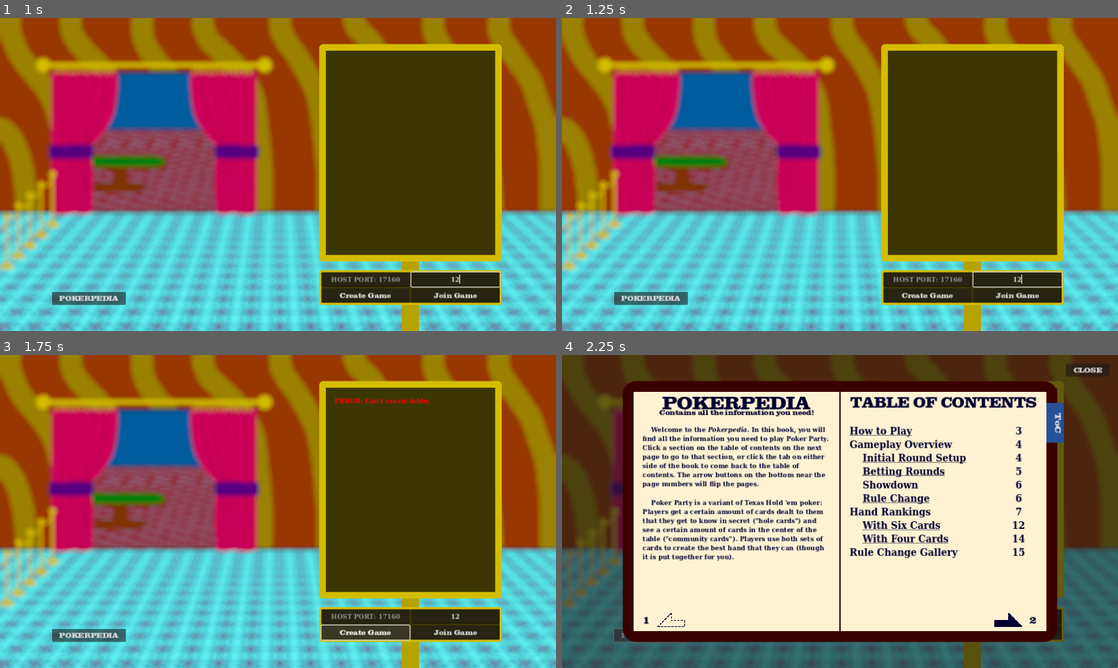
Above: before the commit, frames 1-4 (two rows, left to right).
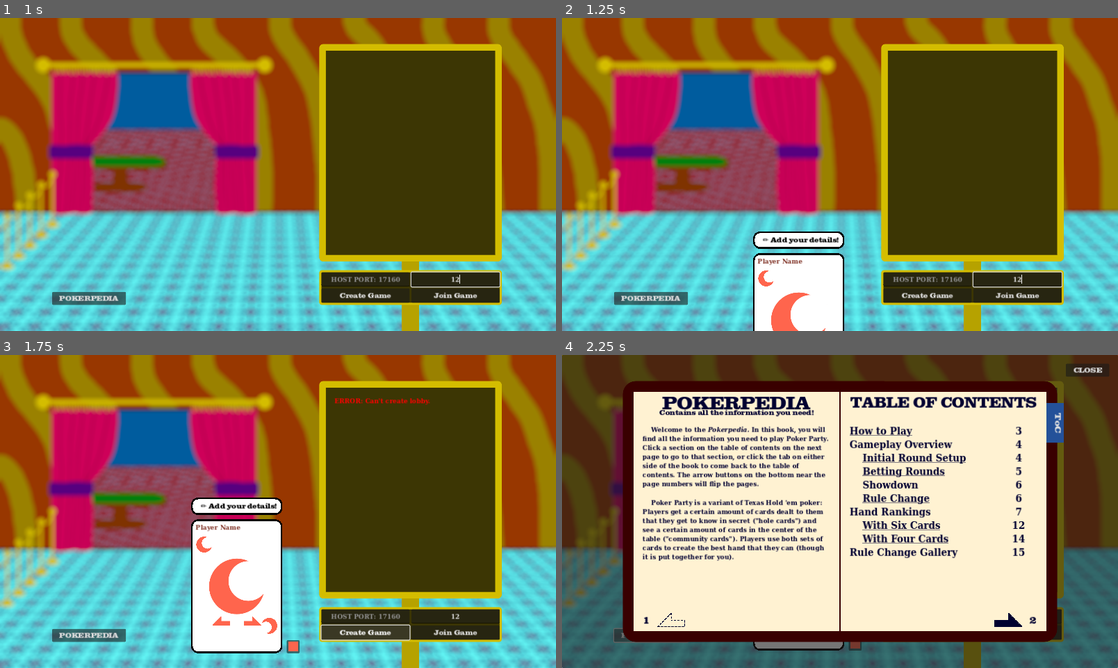
Above: after the commit, the same moments.

Repository: rwilson02/Poker-Party
Game: Godot game, scene res://scenes/Main.tscn
The game is run twice, just before and just after one commit, with the same random seed, the same clock (stepped at 60 frames per second) and the same inputs.
Inputs (mouse positions are in pixels of both pictures, inside the frame that each line leads up to):
- Up to frame 1 (1 s): click (455, 280) at 0.52 s; type "12" at 0.6 s
- Up to frame 2 (1.25 s): no input
- Up to frame 3 (1.75 s): click "Create Game" at 1.25 s
- Up to frame 4 (2.25 s): click "POKERPEDIA" at 2 s

Frame 1 is identical in both runs. In frame 2, 5.0% of the frame differs, in the area x 34-51%, y 68-100%; in frame 3, 8.0%, in the area x 34-54%, y 45-96%; in frame 4, 0.5%.

Commit message:
id card updates
- random color/icon if can't load
- pop up from bottom on lobby load
- reminder popup if unset

Diff:
--- a/scripts/ui/id_card.gd
+++ b/scripts/ui/id_card.gd
@@ -22,16 +22,31 @@
 	picker.presets_visible = false
 
 	config = ConfigFile.new()
-	var err = config.load(CONFIG_PATH)
+	var err = config.load(CONFIG_PATH) if not OS.has_feature("editor") else ERR_UNAVAILABLE
 	if not err:
 		player_name.text = config.get_value("cosmetic", "name", "")
 		player_name.text_changed.emit(player_name.text)
-		main_color = config.get_value("cosmetic", "color", Color.SLATE_BLUE.darkened(0.2))
+		main_color = config.get_value("cosmetic", "color", Color.from_hsv(randf(), 0.7, 1.0))
 		selected_icon = config.get_value("cosmetic", "icon", 0)
+	else:
+		main_color = Color.from_hsv(randf(), 0.7, 1.0)
+		diff_icon(randi())
+
+	if err or player_name.text.is_empty():
+		$EditReminder.visible = true
 
 	change_icon(selected_icon)
 	color_all_children(self, main_color)
 	$ColorPickerButton.color = main_color
+
+	var tween = create_tween()
+	tween.tween_interval(1)
+	tween.tween_property(self, "position", Vector2(position.x, position.y - 400), 1)\
+		.set_trans(Tween.TRANS_CUBIC).set_ease(Tween.EASE_OUT)
+
+	if $EditReminder.visible:
+		tween.tween_interval(2)
+		tween.tween_property($EditReminder, "modulate", Color.TRANSPARENT, 1)
 
 func get_player_name():
 	return player_name.text if not player_name.text.is_empty() else "Player"
@@ -44,11 +59,13 @@
 	$HBoxContainer/BackButton.disabled = not can_edit
 
 func color_all_children(node: Node, color: Color):
+	var exceptions = [$ColorPickerButton, $EditReminder]
+
 	for c in node.get_children():
 		if c.get_child_count() > 0:
 			color_all_children(c, color)
 
-		if not c.name.contains("Color"):
+		if not c in exceptions:
 			c.self_modulate = color
 
 func diff_icon(dir: int):
